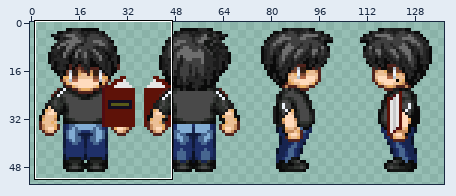
Two states of a sprite sheet, core/assets/sprite/male/book/flynn_standing.png. The first picture is a wide view before the edit; the outline marks the close-up.
Close-up. As it was:
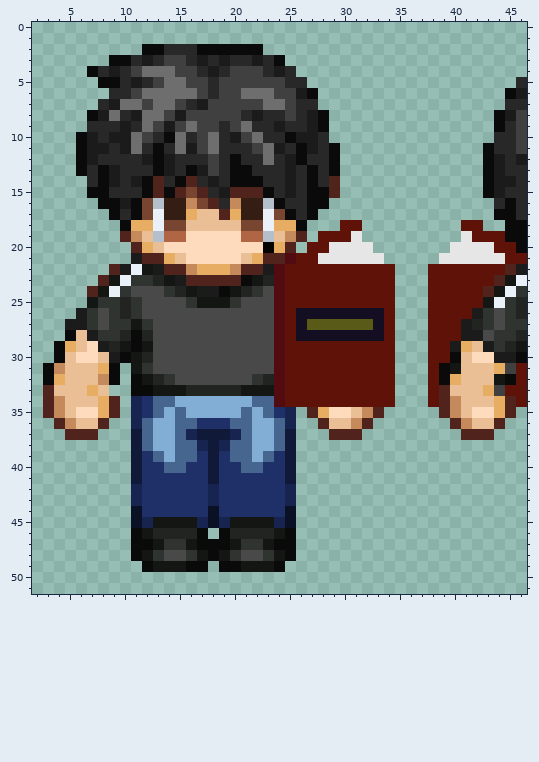
The file is 512x64 pixels. Colours within 5 levels of each other are drawn and written as one. Shown: x 2..46, y 0..51. The wide view leaves out empty margins.
Once edited:
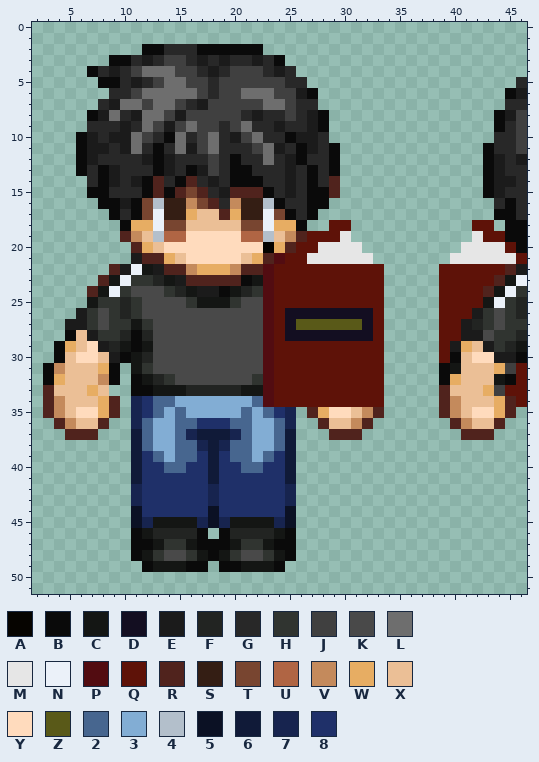
Palette (. is transparent): A #060400  B #0a0a0a  C #141614  D #130e21  E #1b1b1b  F #222422  G #282828  H #303430  J #404040  K #494949  L #6e6e6e  M #e6e6e6  N #ebf1f9  P #520c11  Q #5e1208  R #50231d  S #341e14  T #784530  U #b06544  V #c48a5c  W #e7ad63  X #ebbf96  Y #ffdbbd  Z #595918  2 #47668f  3 #82add4  4 #b3bfcb  5 #0b1124  6 #101a38  7 #17244f  8 #1f3069
The exact change:
y 18: x 29 . -> Q; x 31 Q -> .; x 41 Q -> .; x 43 . -> Q
y 19: x 27 . -> Q; x 30..31 QM -> M.; x 41..42 MQ -> .M
y 20: x 26 . -> Q; x 28 Q -> M; x 32 M -> .; x 40 M -> .; x 44 Q -> M
y 21: x 24..25 RP -> PQ; x 27 Q -> M; x 33 M -> .; x 39 M -> .; x 45 Q -> M
y 22: x 23..24 EP -> PQ; x 34 Q -> .; x 38 Q -> .
y 23: x 23..24 FP -> PQ; x 34 Q -> .; x 38 Q -> .
y 24..25: x 23..24 KP -> PQ; x 34 Q -> .; x 38 Q -> .
y 26: x 23..25 KPQ -> PQD; x 33..34 DQ -> Q.; x 38 Q -> .
y 27: x 23..26 KPQD -> PQDZ; x 32..34 ZDQ -> DQ.; x 38 Q -> .
y 28: x 23..25 KPQ -> PQD; x 33..34 DQ -> Q.; x 38 Q -> .
y 29..31: x 23..24 KP -> PQ; x 34 Q -> .; x 38 Q -> .
y 32: x 23..24 FP -> PQ; x 34 Q -> .; x 38 Q -> .
y 33: x 23..24 CP -> PQ; x 34 Q -> .; x 38 Q -> .
y 34: x 23..24 2P -> PQ; x 34 Q -> .; x 38 Q -> .
Changed places in both close-ups, as pixel boxes (x1, y1, x2, y2):
changed: (263, 220, 395, 407)
changed: (428, 220, 516, 407)
